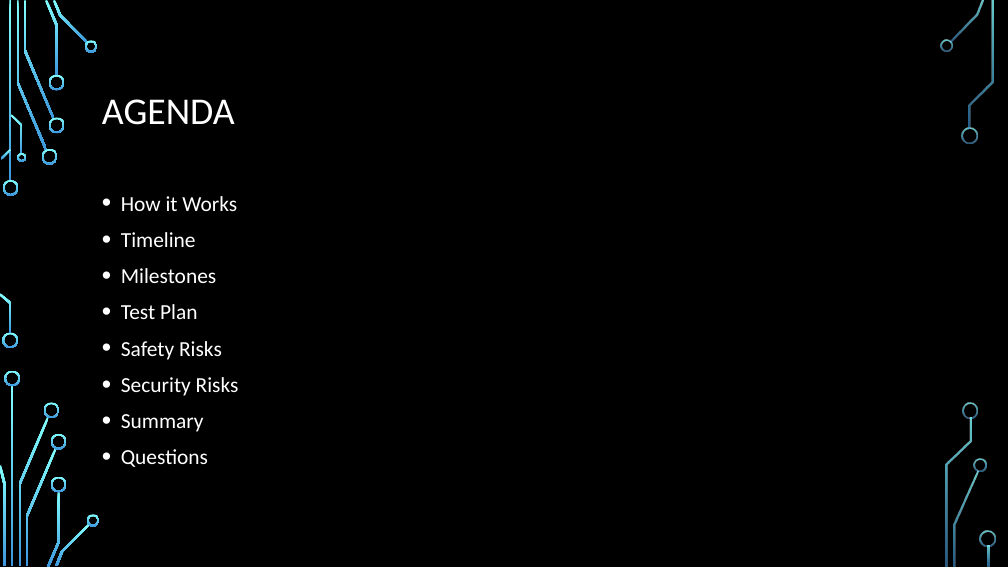
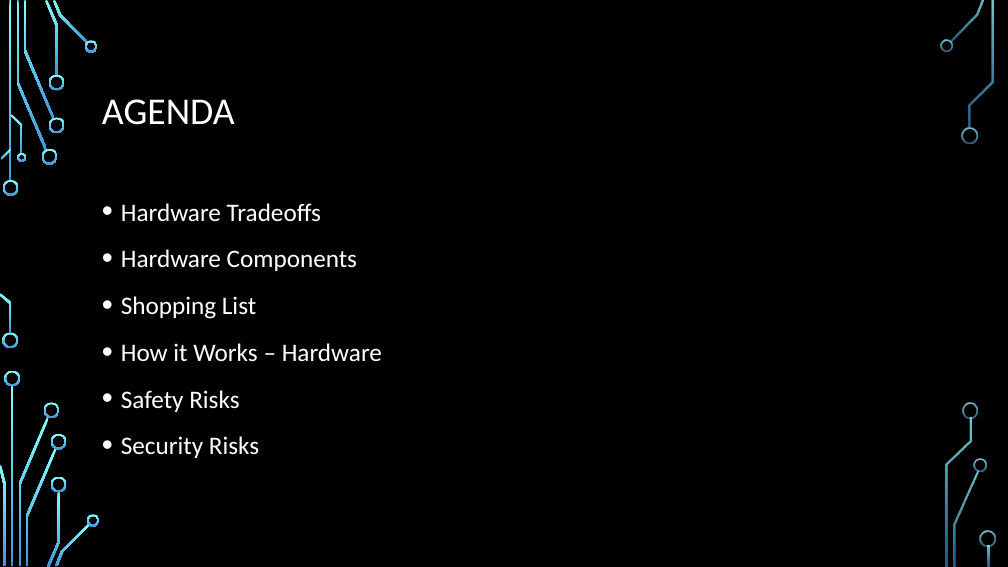
Before and after one commit to dontaylor6000/Group27_Tracker, a slide deck: slide 3 of Documentation/PDRFinal.pptx. Drawn at 1008x567 pixels with LibreOffice and Linux fonts; fonts in the diff are those of the drawing; background and template pictures are left out. Boxes give left, top, right and bottom in pixels: in the first picture for what was removed or moved away, otherwise in the second. Text is boxed around its words. In the diff, an @@ line names an element or a change of style, - is before the commit and + after.

```diff
--- a/Documentation/PDRFinal.pptx
+++ b/Documentation/PDRFinal.pptx
@@ text at [121,203,382,362]: text changed; size 20.4 to 24 pt @@
-• How it Works
-• Timeline
-• Milestones
-• Test Plan
+• Hardware Tradeoffs
+• Hardware Components
+• Shopping List
+• How it Works – Hardware
@@ text at [121,414,208,467]: paragraphs removed @@
-• Summary
-• Questions
@@ text at [121,390,259,458]: size 20.4 to 24 pt in "Safety Risks", "Security Risks"; line spacing 1 to 1.2 @@
```
Also in this commit, not shown: 1 other slide changed, 1 slide added.
